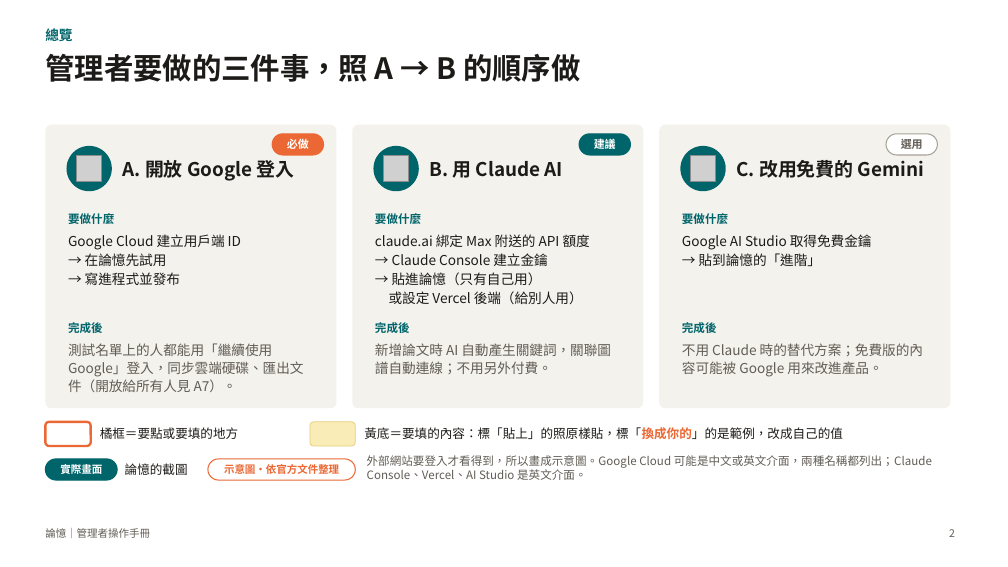
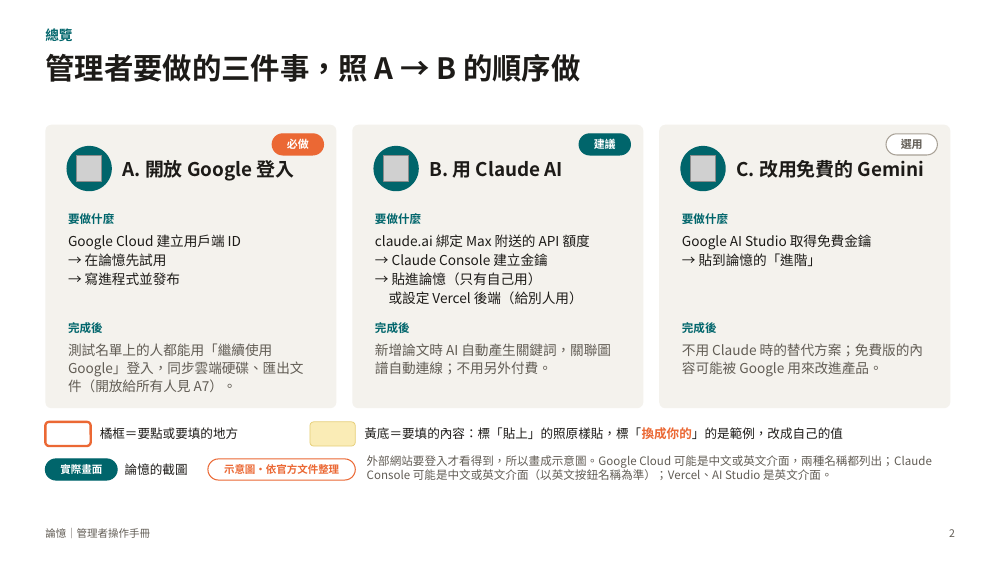
Before and after one commit to charleslin2003-prog/Journal-Article-Memory-Tool, a slide deck: slide 2 of docs/管理者操作手冊_論憶.pptx. Drawn at 1008x567 pixels with LibreOffice and Linux fonts; fonts in the diff are those of the drawing; grey boxes stand for pictures. Boxes give left, top, right and bottom in pixels: in the first picture for what was removed or moved away, otherwise in the second. Text is boxed around its words. In the diff, an @@ line names an element or a change of style, - is before the commit and + after.

```diff
--- a/docs/管理者操作手冊_論憶.pptx
+++ b/docs/管理者操作手冊_論憶.pptx
@@ text at [367,455,932,480]: text changed @@
-外部網站要登入才看得到，所以畫成示意圖。Google Cloud 可能是中文或英文介面，兩種名稱都列出；Claude Console、Vercel、AI Studio 是英文介面。
+外部網站要登入才看得到，所以畫成示意圖。Google Cloud 可能是中文或英文介面，兩種名稱都列出；Claude Console 可能是中文或英文介面（以英文按鈕名稱為準）；Vercel、AI Studio 是英文介面。
```
Also in this commit, not shown: 1 other slide changed, 1 other file.
